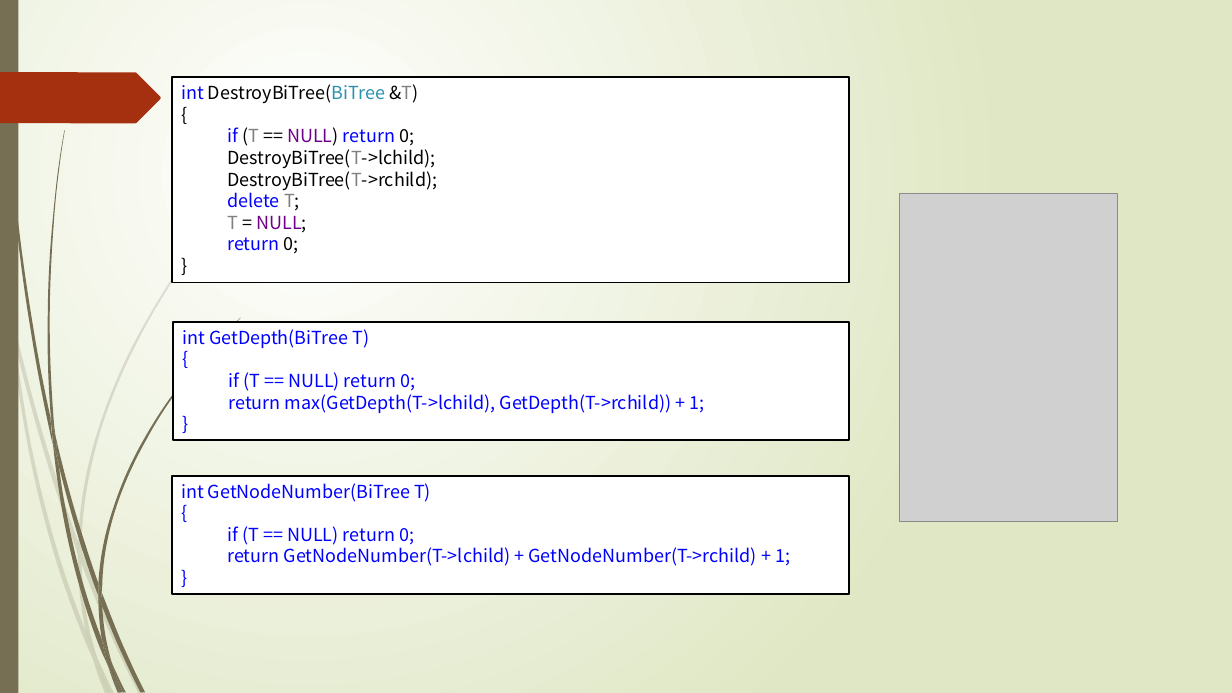
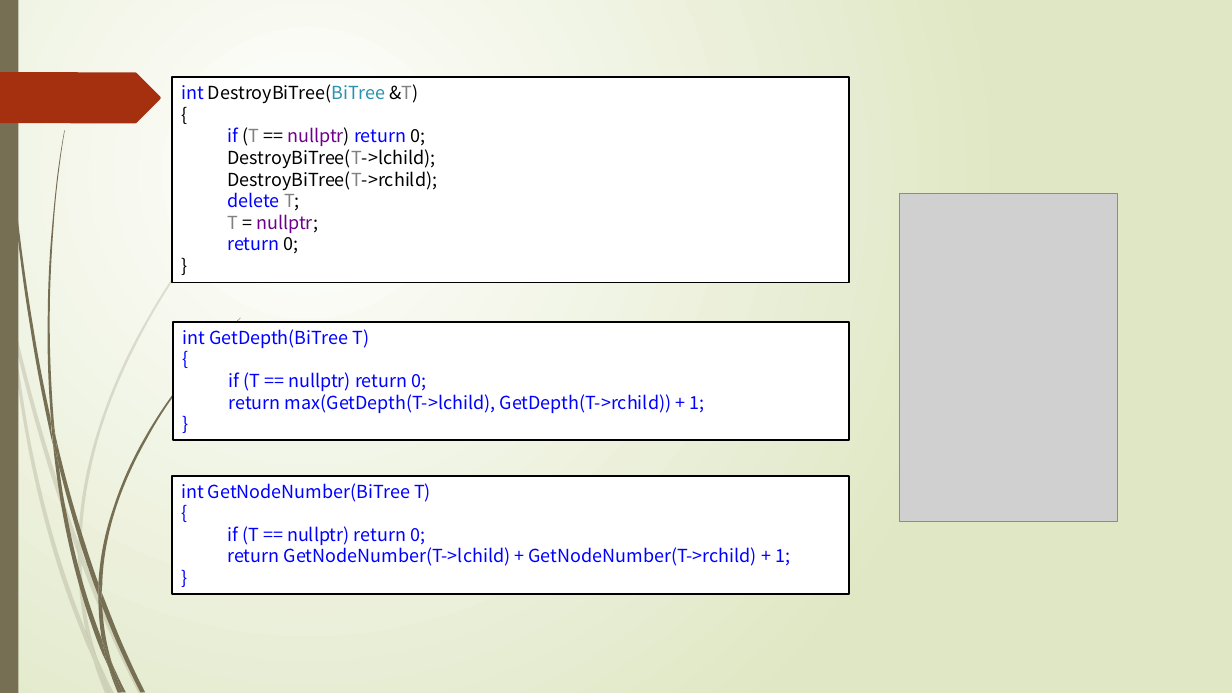
Before and after one commit to TeacherPeng/Datastruct, a slide deck: slide 12 of 教案/第06章 树、二叉树和森林.pptx. Drawn at 1232x693 pixels with LibreOffice and Linux fonts; fonts in the diff are those of the drawing; grey boxes stand for pictures. Boxes give left, top, right and bottom in pixels: in the first picture for what was removed or moved away, otherwise in the second. Text is boxed around its words. In the diff, an @@ line names an element or a change of style, - is before the commit and + after.

```diff
--- a/教案/第06章 树、二叉树和森林.pptx
+++ b/教案/第06章 树、二叉树和森林.pptx
@@ text in rectangle at [227,127,425,146]: text changed @@
-  if (T == NULL) return 0;
+  if (T == nullptr) return 0;
@@ text in rectangle at [227,210,318,233]: text changed @@
-  T = NULL;
+  T = nullptr;
@@ text in rectangle at [229,372,426,391]: text changed @@
-  if (T == NULL) return 0;
+  if (T == nullptr) return 0;
@@ text in rectangle at [227,526,425,545]: text changed @@
-  if (T == NULL) return 0;
+  if (T == nullptr) return 0;
```
Also in this commit, not shown: 3 other slides changed, 1 other file.
